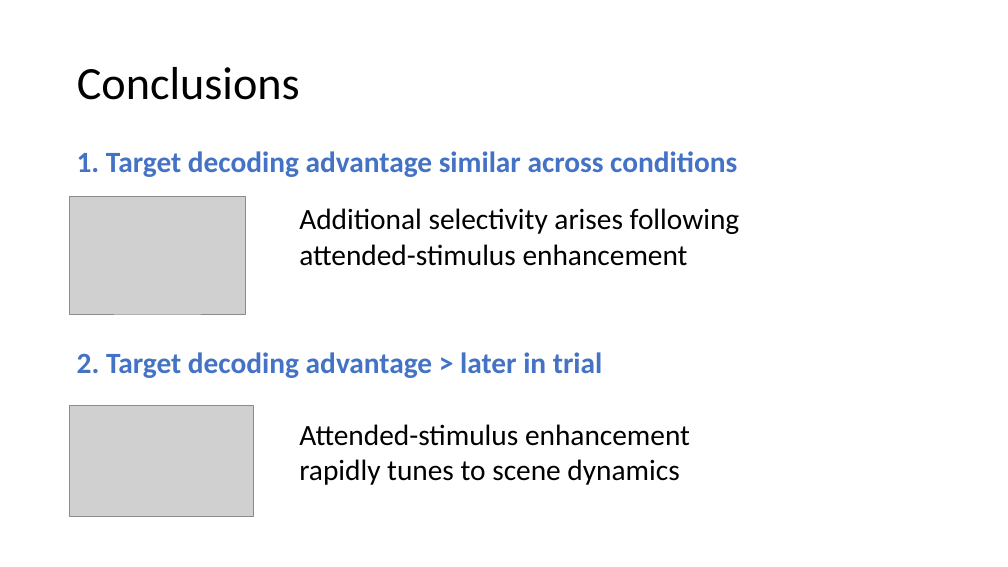
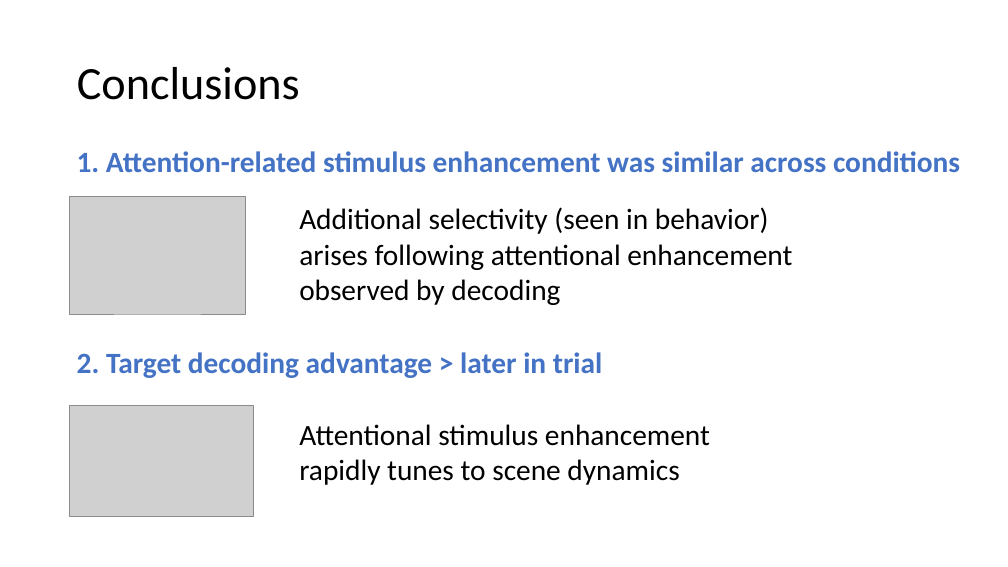
Before and after one commit to haberdashPI/german_track, a slide deck: slide 85 of presentations/ARO_2021/adapting_auditory_attention.pptx (slide 89 before the commit). Drawn at 1008x567 pixels with LibreOffice and Linux fonts; fonts in the diff are those of the drawing; grey boxes stand for pictures. Boxes give left, top, right and bottom in pixels: in the first picture for what was removed or moved away, otherwise in the second. Text is boxed around its words. In the diff, an @@ line names an element or a change of style, - is before the commit and + after.

```diff
--- a/presentations/ARO_2021/adapting_auditory_attention.pptx
+++ b/presentations/ARO_2021/adapting_auditory_attention.pptx
@@ text at <box>77,151,960,172</box>: text changed @@
-1. Target decoding advantage similar across conditions
+1. Attention-related stimulus enhancement was similar across conditions
@@ text at <box>299,207,792,305</box>: text changed @@
-Additional selectivity arises following attended-stimulus enhancement
+Additional selectivity (seen in behavior) arises following attentional enhancement observed by decoding
@@ text at <box>299,424,710,485</box>: text changed @@
-Attended-stimulus enhancement rapidly tunes to scene dynamics
+Attentional stimulus enhancement rapidly tunes to scene dynamics
```
Also in this commit, not shown: 10 other slides changed, 4 slides removed.
